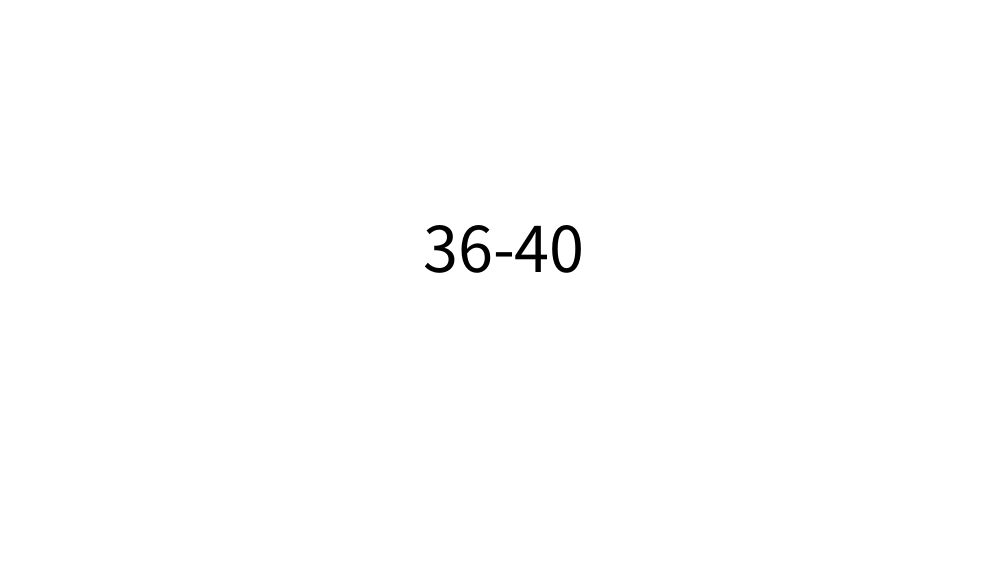
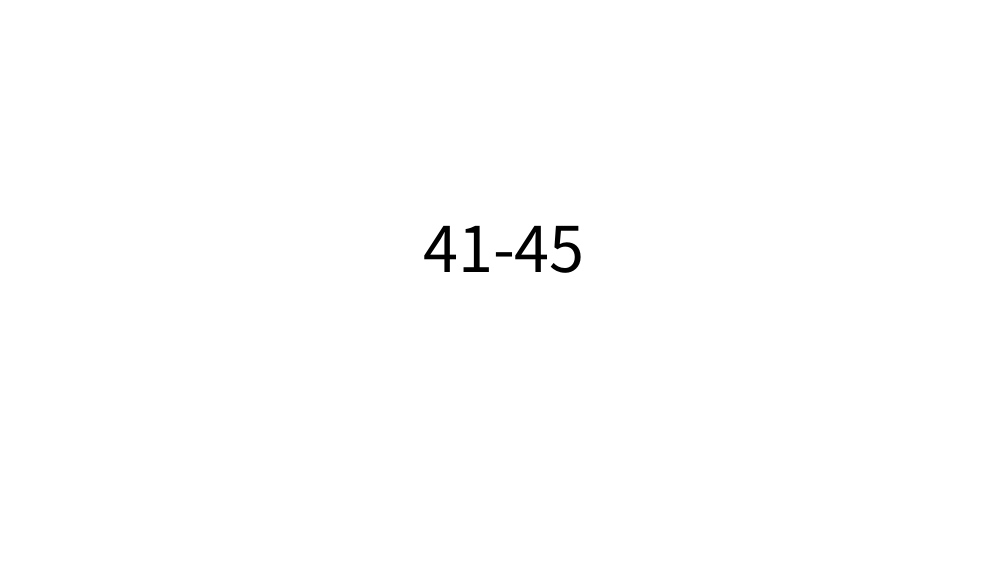
Before and after one commit to osamu377/FromZero, a slide deck: slide 1 of 問題集/問41-45.pptx. Drawn at 1008x567 pixels with LibreOffice and Linux fonts; fonts in the diff are those of the drawing. Boxes give left, top, right and bottom in pixels: in the first picture for what was removed or moved away, otherwise in the second. Text is boxed around its words. In the diff, an @@ line names an element or a change of style, - is before the commit and + after.

```diff
--- a/問題集/問41-45.pptx
+++ b/問題集/問41-45.pptx
@@ title at <box>423,225,585,273</box>: text changed @@
-36-40
+41-45
```
Also in this commit, not shown: 5 other slides changed, 15 other files.
